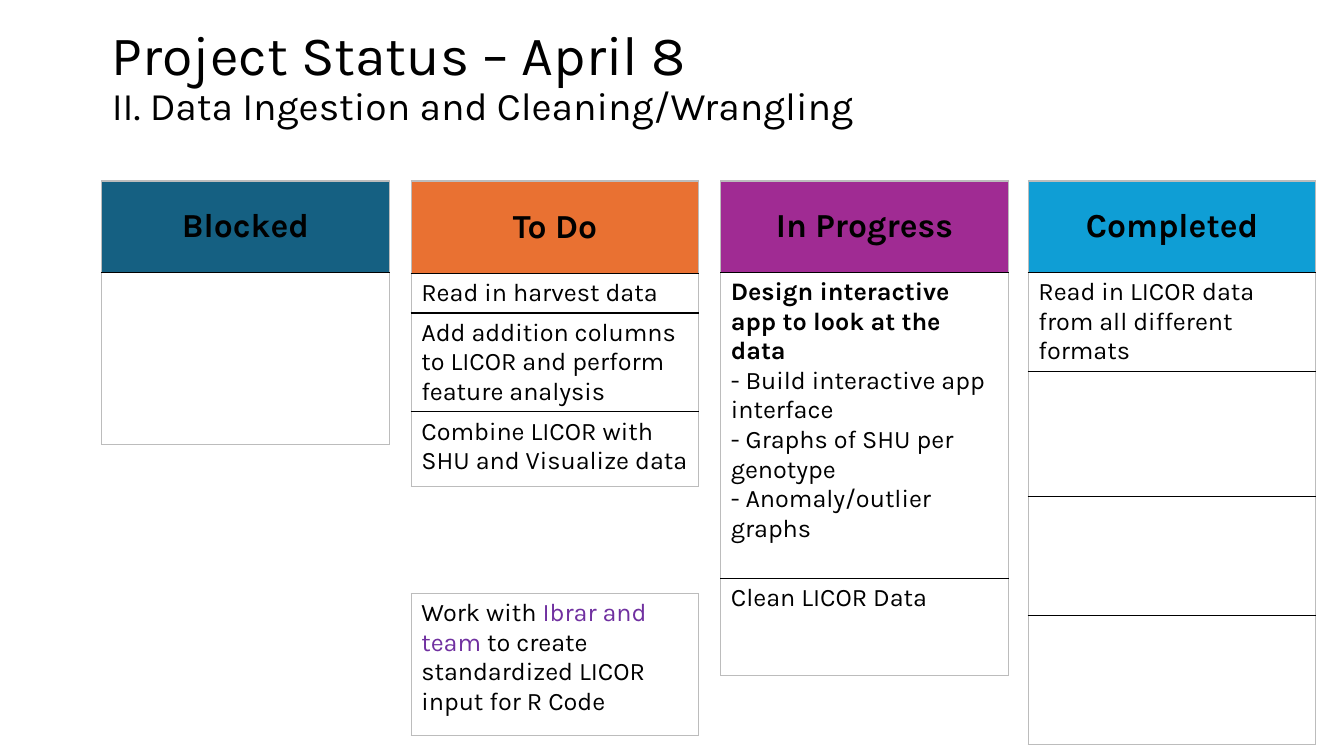
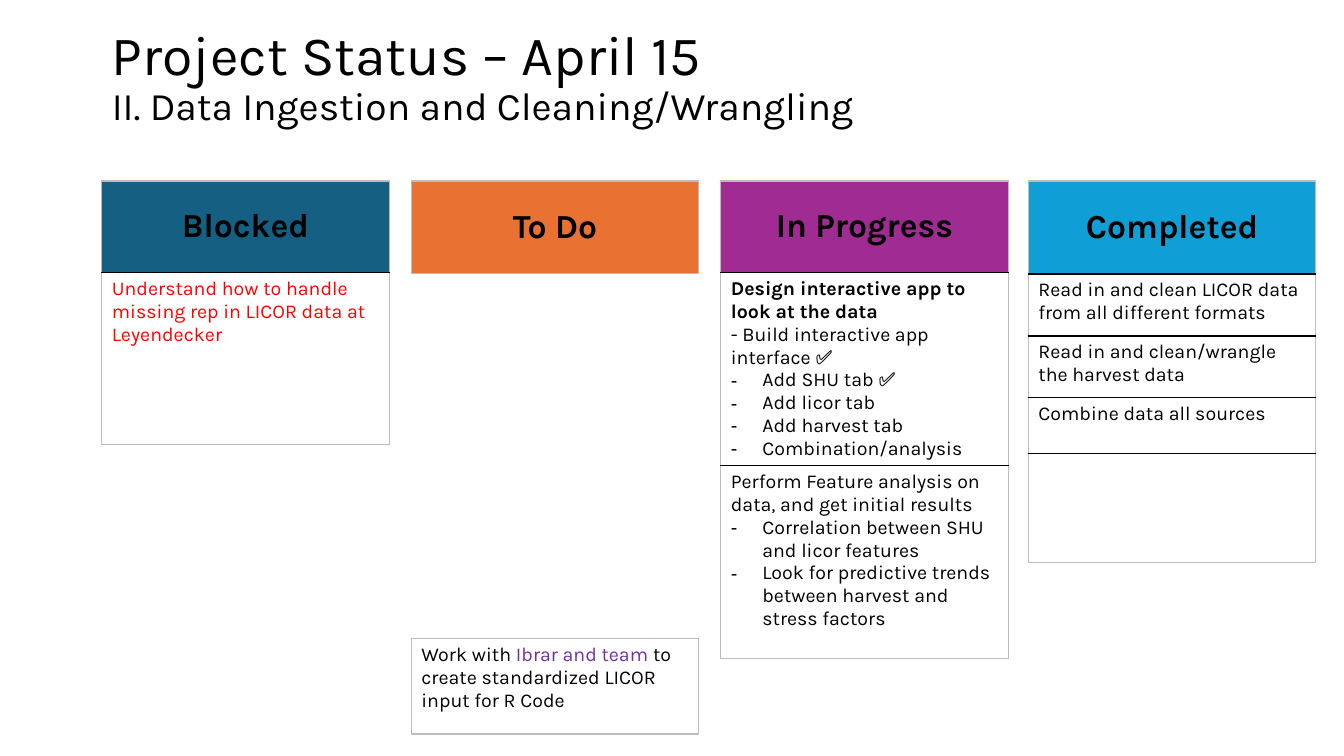
Before and after one commit to lilynorthcutt/licorAnalysis, a slide deck: slide 3 of Project Overview and Status/Status.pptx. Drawn at 1344x756 pixels with LibreOffice and Linux fonts; fonts in the diff are those of the drawing. Boxes give left, top, right and bottom in pixels: in the first picture for what was removed or moved away, otherwise in the second. Text is boxed around its words. In the diff, an @@ line names an element or a change of style, - is before the commit and + after.

Commit message:
Summarizing licor data

```diff
--- a/Project Overview and Status/Status.pptx
+++ b/Project Overview and Status/Status.pptx
@@ title at [112, 37, 853, 130]: text changed @@
-Project Status – April 8
-II. Data Ingestion and Cleaning/Wrangling
+Project Status – April 15
+II. Data Ingestion and Cleaning/Wrangling
@@ table at [102, 181, 389, 446] @@
-row 2, column 1: 
+row 2, column 1: Understand how to handle missing rep in LICOR data at Leyendecker
@@ table at [411, 181, 699, 274] @@
-row 2: Read in harvest data
-row 3: Add addition columns to LICOR and perform feature analysis
-row 4: Combine LICOR with SHU and Visualize data
@@ table at [721, 181, 1008, 669] @@
-row 2, column 1: Design interactive app to look at the data / - Build interactive app interface / - Graphs of SHU per genotype / - Anomaly/outlier graphs
+row 2, column 1: Design interactive app to look at the data / - Build interactive app interface ✅ / Add SHU tab ✅ / Add licor tab / Add harvest tab / Combination/analysis
-row 3, column 1: Clean LICOR Data
+row 3, column 1: Perform Feature analysis on data, and get initial results / Correlation between SHU and licor features / Look for predictive trends between harvest and stress factors
@@ table at [1028, 181, 1316, 563] @@
-row 2: Read in LICOR data from all different formats
+row 2: Read in and clean LICOR data from all different formats
+row 3: Read in and clean/wrangle the harvest data
+row 4: Combine data all sources
-row 4: 
-row 5: 
@@ table at [411, 639, 699, 734] @@
@@ size 18 to 14 pt @@
@@ table: place and size @@
-table at [411, 594, 699, 736]
+table at [411, 639, 699, 734]
```
Also in this commit, not shown: 2 other files.
